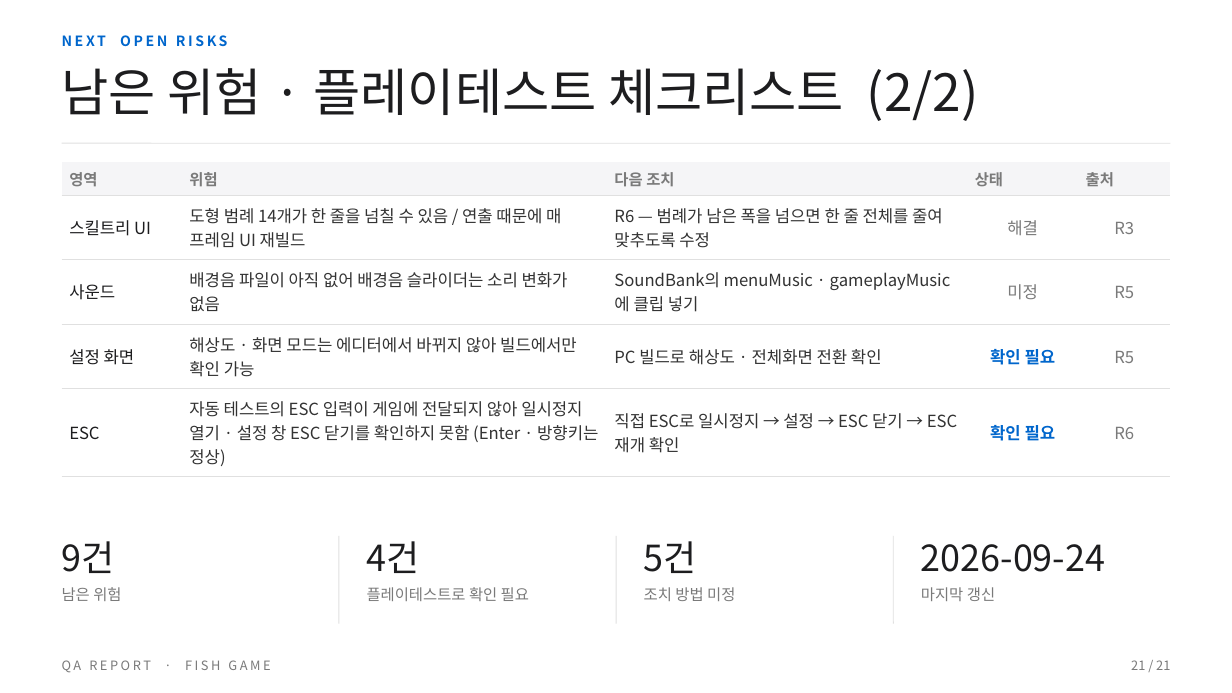
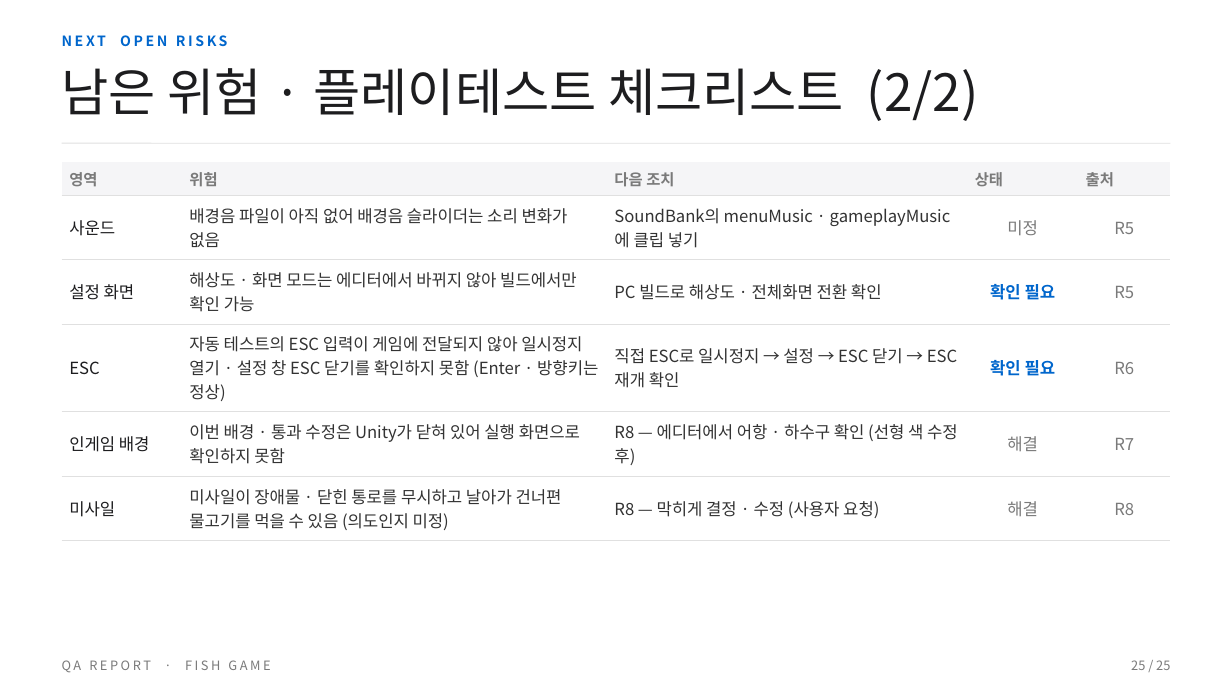
Before and after one commit to BSH0401/fishing, a slide deck: slide 25 of Docs/QA/물고기게임_QA리포트.pptx (slide 21 before the commit). Drawn at 1232x693 pixels with LibreOffice and Linux fonts; fonts in the diff are those of the drawing. Boxes give left, top, right and bottom in pixels: in the first picture for what was removed or moved away, otherwise in the second. Text is boxed around its words. In the diff, an @@ line names an element or a change of style, - is before the commit and + after.

```diff
--- a/Docs/QA/물고기게임_QA리포트.pptx
+++ b/Docs/QA/물고기게임_QA리포트.pptx
@@ table at [62, 162, 1171, 534] @@
-row 2: 스킬트리 UI | 도형 범례 14개가 한 줄을 넘칠 수 있음 / 연출 때문에 매 프레임 UI 재빌드 | R6 — 범례가 남은 폭을 넘으면 한 줄 전체를 줄여 맞추도록 수정 | 해결 | R3
+row 5: 인게임 배경 | 이번 배경 · 통과 수정은 Unity가 닫혀 있어 실행 화면으로 확인하지 못함 | R8 — 에디터에서 어항 · 하수구 확인 (선형 색 수정 후) | 해결 | R7
+row 6: 미사일 | 미사일이 장애물 · 닫힌 통로를 무시하고 날아가 건너편 물고기를 먹을 수 있음 (의도인지 미정) | R8 — 막히게 결정 · 수정 (사용자 요청) | 해결 | R8
@@ line removed from (339, 536) to (339, 624) @@
@@ line removed from (616, 536) to (616, 624) @@
@@ line removed from (894, 536) to (894, 624) @@
@@ text removed at [62, 541, 115, 573] @@
-9건
@@ text removed at [367, 541, 420, 573] @@
-4건
@@ text removed at [644, 541, 697, 573] @@
-5건
@@ text removed at [921, 544, 1105, 572] @@
-2026-09-24
@@ text removed at [62, 587, 121, 601] @@
-남은 위험
@@ text removed at [367, 587, 529, 601] @@
-플레이테스트로 확인 필요
@@ text removed at [644, 587, 735, 601] @@
-조치 방법 미정
@@ text removed at [921, 587, 995, 601] @@
-마지막 갱신
@@ text at [1131, 660, 1170, 670]: text changed @@
-21 / 21
+25 / 25
```
Also in this commit, not shown: 20 other slides changed, 4 slides added, 14 other files.
